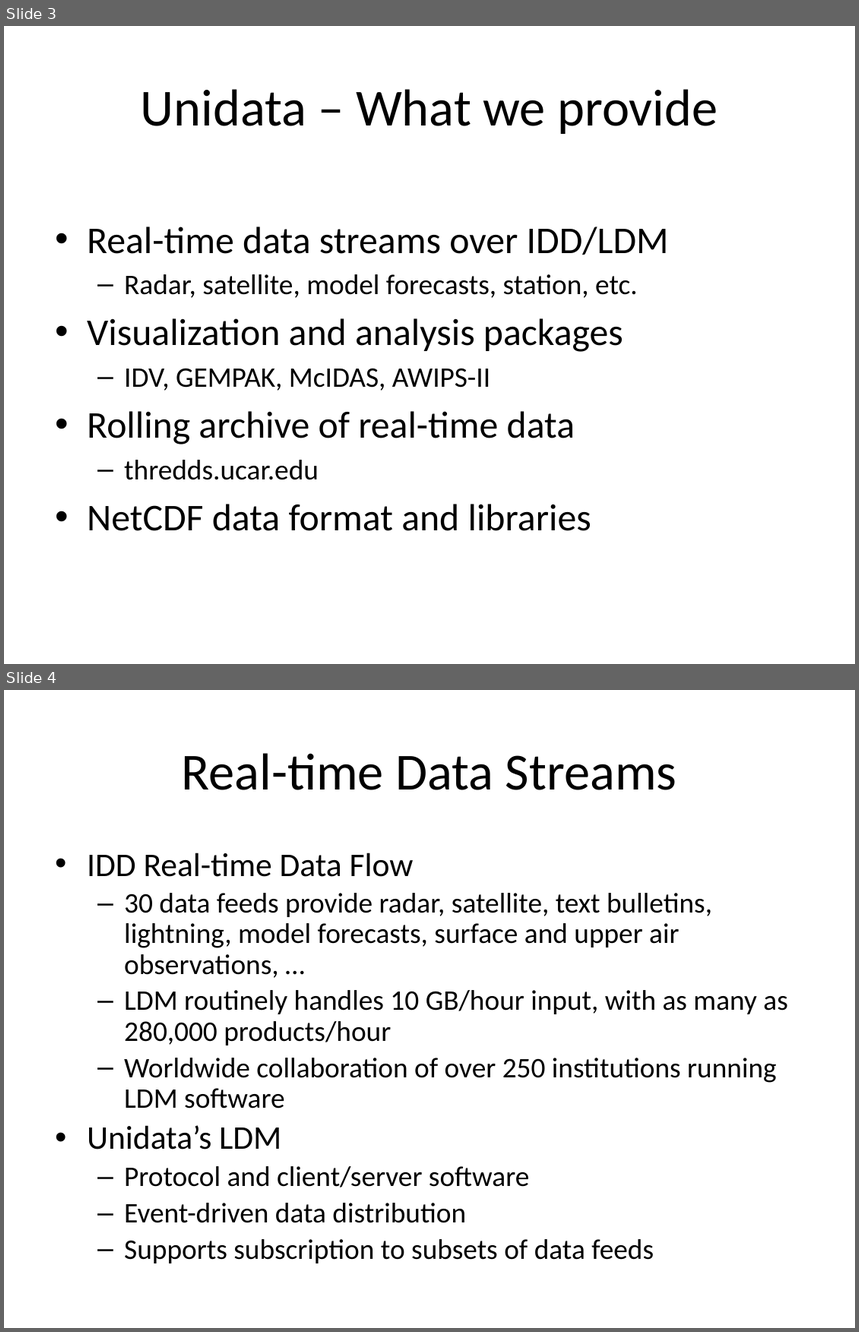
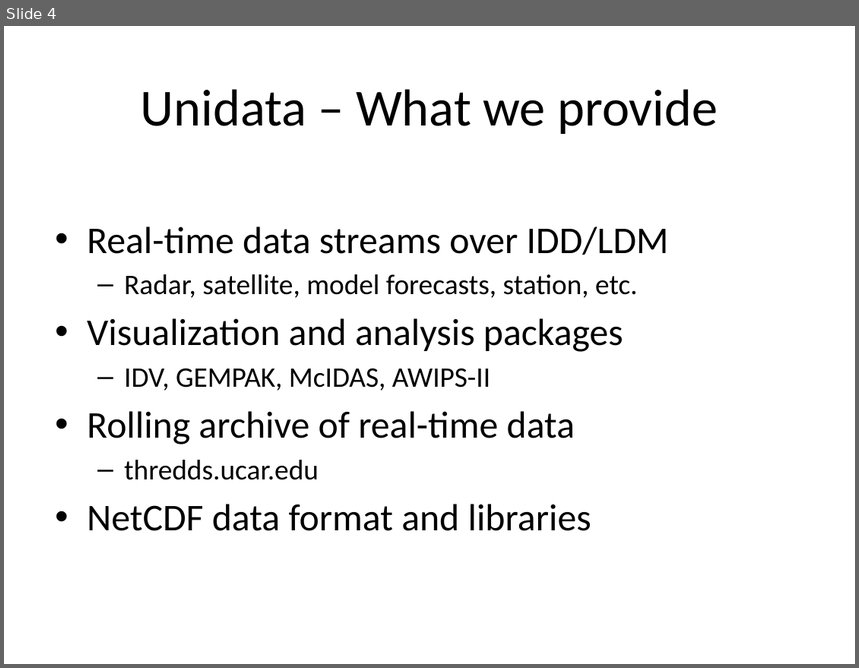
Before and after one commit to Unidata/python-workshop, a slide deck: presentations/Overview.pptx. Shown one above the other, each under a label of ours: slides 3 and 4 before the commit, slide 4 after it. The pictures are 859x1332 and 859x668 pixels, drawn with LibreOffice and Linux fonts; fonts in the diff are those of the drawing; background and template pictures are left out. Boxes give left, top, right and bottom in pixels: in the first picture for what was removed or moved away, otherwise in the second. Text is boxed around its words. In the diff, an @@ line names an element or a change of style, - is before the commit and + after.

Commit message:
Minor changes to overview slides (update Unidata intro slides).

```diff
--- a/presentations/Overview.pptx
+++ b/presentations/Overview.pptx
@@ slide 4 removed at (x1=4, y1=690, x2=855, y2=1328), background #FFFFFF @@
@@ title removed at (x1=182, y1=753, x2=677, y2=790) @@
-Real-time Data Streams
@@ text removed at (x1=87, y1=853, x2=788, y2=1264) @@
-• IDD Real-time Data Flow
-  – 30 data feeds provide radar, satellite, text bulletins, lightning, model forecasts, surface and upper air observations, …
-  – LDM routinely handles 10 GB/hour input, with as many as 280,000 products/hour
-  – Worldwide collaboration of over 250 institutions running LDM software
-• Unidata’s LDM
-  – Protocol and client/server software
-  – Event-driven data distribution
-  – Supports subscription to subsets of data feeds
@@ what was slide 3 is now slide 4 @@
```
Also in this commit, not shown: 2 slides changed, 2 slides added, 1 other file.
